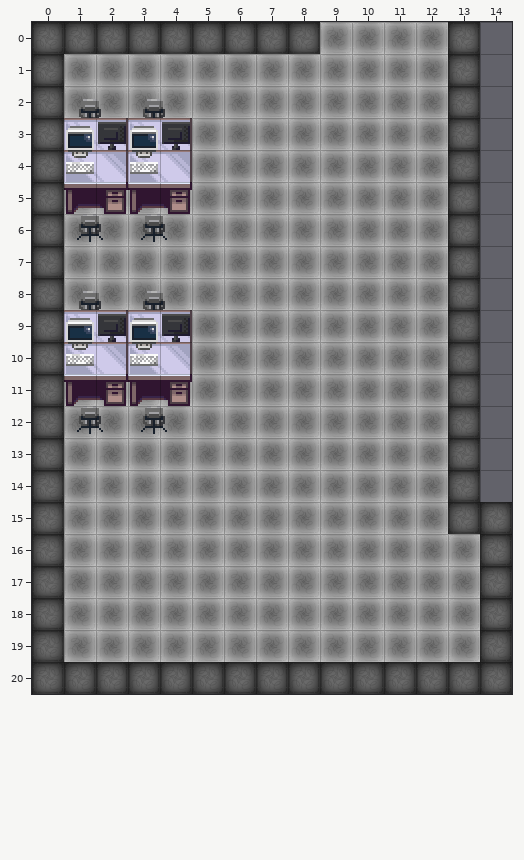
A Tiled map gets an edit: map.tmx. Above, as it was before the edit.
Cells are 32x32 px. Shown: x 0..14, y 0..20.
Now the later version:
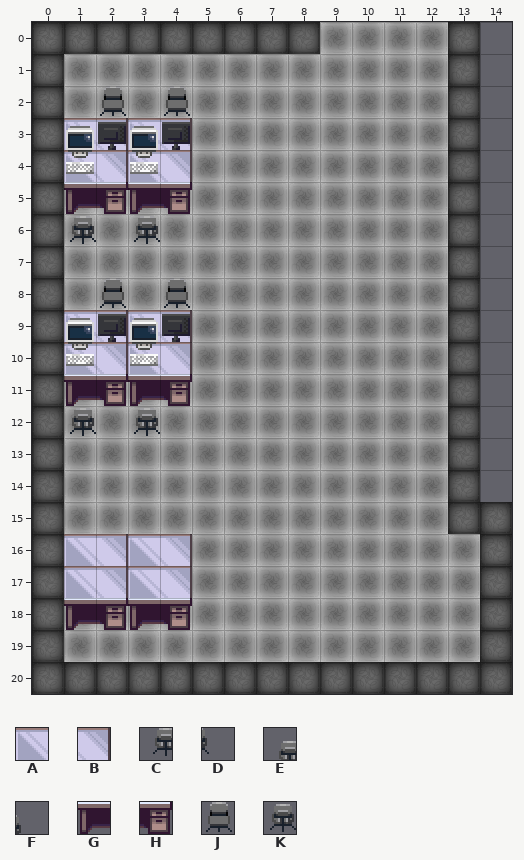
Key: from "desks": A 0, B 1, C 20, D 21, E 42, F 43; from "tilesets_deviant_milkian_1": G 64, H 65, J 112, K 113.
_ is an empty cell.
The exact change:
{"where": "layer \"desks etc\""}
{"y":2,"x":1,"old":"EFEF","new":"_J_J"}
{"y":6,"x":1,"old":"CDCD","new":"K_K_"}
{"y":8,"x":1,"old":"EFEF","new":"_J_J"}
{"y":12,"x":1,"old":"CDCD","new":"K_K_"}
{"y":16,"x":1,"old":"____","new":"ABAB"}
{"y":17,"x":1,"old":"____","new":"ABAB"}
{"y":18,"x":1,"old":"____","new":"GHGH"}
